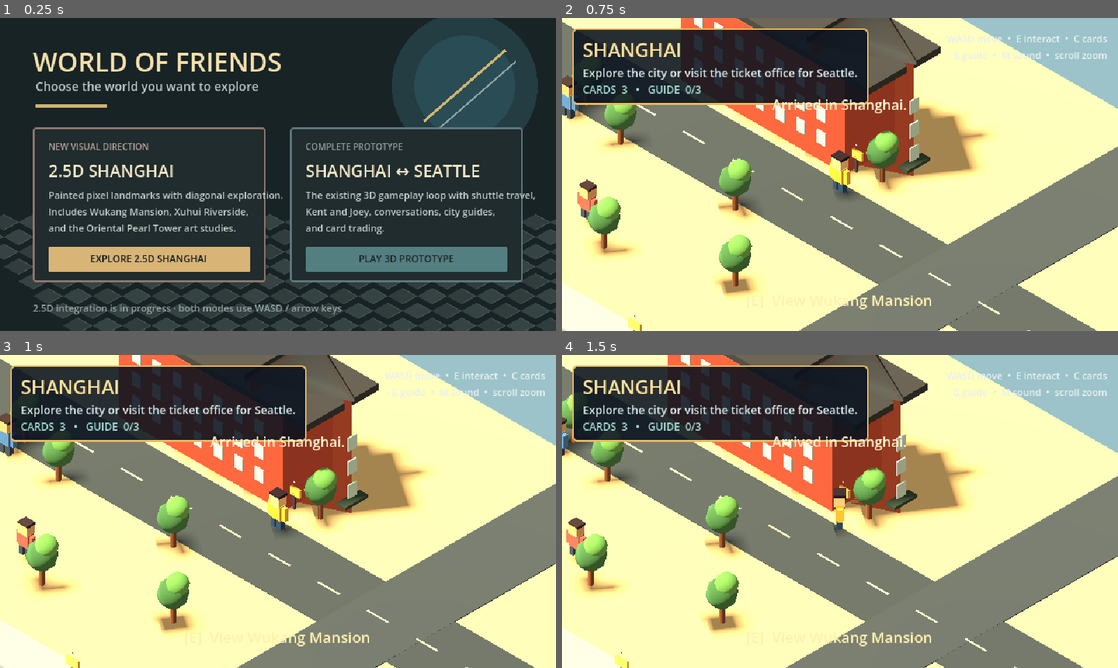
Above: before the commit, frames 1-4 (two rows, left to right).
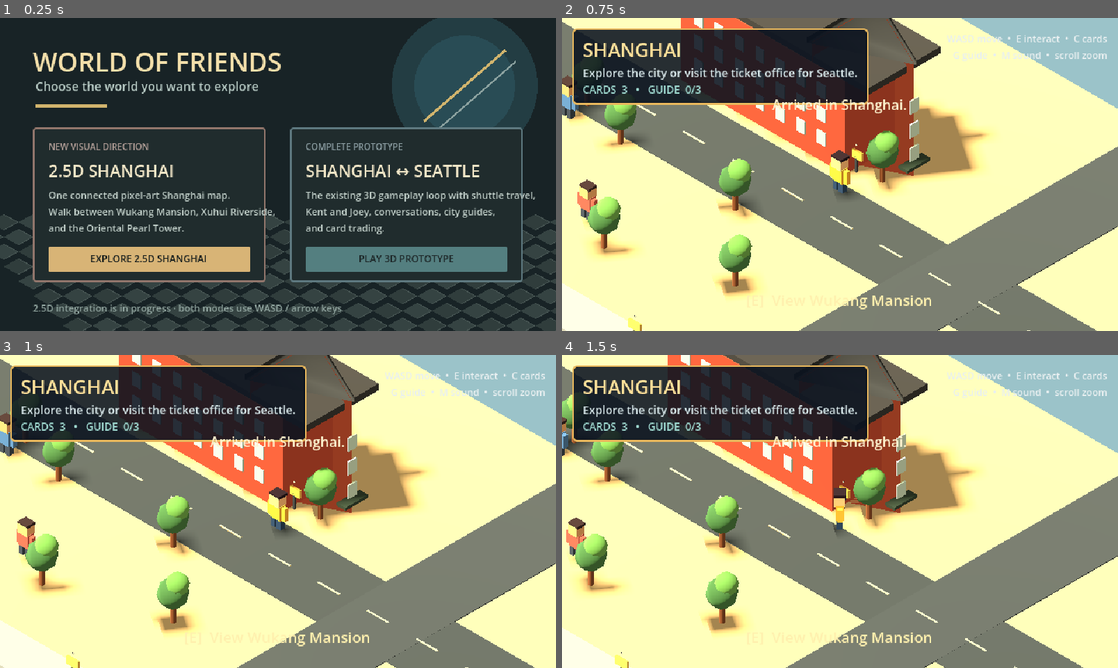
Above: after the commit, the same moments.

Repository: littlejedi/world-of-friends
Game: Godot game, scene res://scenes/launcher.tscn
The game is run twice, just before and just after one commit, with the same random seed, the same clock (stepped at 60 frames per second) and the same inputs.
Inputs (mouse positions are in pixels of both pictures, inside the frame that each line leads up to):
- Up to frame 1 (0.25 s): no input
- Up to frame 2 (0.75 s): click "PLAY 3D PROTOTYPE" at 0.5 s
- Up to frame 3 (1 s): no input
- Up to frame 4 (1.5 s): tap Enter (ui_accept) at 1.25 s; move the mouse to (962, 495) at 1.27 s; hold D (move_right) from 1.28 s (still down); tap 1 at 1.35 s

The runs differ from the first frame. In frame 1, 1.2% of the frame differs, in the area x 8-51%, y 55-69%; in frame 2, nothing differs; in frame 3, nothing differs; in frame 4, nothing differs.

Commit message:
Unify 2.5D Shanghai with collisions

Diff:
--- /dev/null
+++ b/scenes/isometric_shanghai_world.tscn
@@ -0,0 +1,6 @@
+[gd_scene load_steps=2 format=3]
+
+[ext_resource path="res://scripts/isometric/isometric_shanghai_world.gd" type="Script" id="1_world"]
+
+[node name="IsometricShanghaiWorld" type="Node2D"]
+script = ExtResource("1_world")
--- a/scripts/core/launcher.gd
+++ b/scripts/core/launcher.gd
@@ -1,7 +1,7 @@
 class_name WorldOfFriendsLauncher
 extends Control
 
-const ISOMETRIC_SCENE := "res://scenes/isometric_style_lab.tscn"
+const ISOMETRIC_SCENE := "res://scenes/isometric_shanghai_world.tscn"
 const CLASSIC_SCENE := "res://scenes/main.tscn"
 
 var isometric_button: Button
@@ -60,7 +60,7 @@
 		Vector2(38, 126),
 		"NEW VISUAL DIRECTION",
 		"2.5D SHANGHAI",
-		"Painted pixel landmarks with diagonal exploration.\nIncludes Wukang Mansion, Xuhui Riverside,\nand the Oriental Pearl Tower art studies.",
+		"One connected pixel-art Shanghai map.\nWalk between Wukang Mansion, Xuhui Riverside,\nand the Oriental Pearl Tower.",
 		Color("#6e493b")
 	)
 	add_child(isometric_panel)
--- a/scripts/isometric/iso_environment.gd
+++ b/scripts/isometric/iso_environment.gd
@@ -26,15 +26,57 @@
 }
 
 var study_mode := "wukang"
+var collision_body: StaticBody2D
 
 
 func _ready() -> void:
+	rebuild_collisions()
 	queue_redraw()
 
 
 func set_study_mode(new_mode: String) -> void:
 	study_mode = new_mode
+	rebuild_collisions()
 	queue_redraw()
+
+
+func rebuild_collisions() -> void:
+	if collision_body != null and is_instance_valid(collision_body):
+		collision_body.queue_free()
+	collision_body = StaticBody2D.new()
+	collision_body.name = "LandmarkCollisions"
+	collision_body.collision_layer = 1
+	collision_body.collision_mask = 1
+	add_child(collision_body)
+	for index in range(get_collision_polygons().size()):
+		var polygon := CollisionPolygon2D.new()
+		polygon.name = "Footprint%d" % index
+		polygon.polygon = get_collision_polygons()[index]
+		collision_body.add_child(polygon)
+
+
+func get_collision_polygons() -> Array[PackedVector2Array]:
+	match study_mode:
+		"xuhui":
+			return [
+				PackedVector2Array([Vector2(-520, -310), Vector2(520, -310), Vector2(520, 34), Vector2(-520, 34)]),
+				PackedVector2Array([Vector2(-280, -12), Vector2(-220, -12), Vector2(-220, 34), Vector2(-280, 34)]),
+				PackedVector2Array([Vector2(306, -10), Vector2(364, -10), Vector2(364, 34), Vector2(306, 34)]),
+			]
+		"oriental_pearl":
+			return [
+				PackedVector2Array([Vector2(-520, -310), Vector2(-112, -95), Vector2(-70, 124), Vector2(-520, 205)]),
+				PackedVector2Array([Vector2(35, 155), Vector2(68, 132), Vector2(125, 132), Vector2(158, 156), Vector2(158, 215), Vector2(35, 215)]),
+			]
+		_:
+			return [PackedVector2Array([
+				Vector2(-136, -112), Vector2(30, -188), Vector2(310, -48),
+				Vector2(184, 63), Vector2(143, 82), Vector2(86, 72), Vector2(-136, -72),
+			])]
+
+
+func get_collision_shape_count() -> int:
+	return collision_body.get_child_count() if collision_body != null else 0
 
 
 func get_study_features() -> PackedStringArray:
--- /dev/null
+++ b/scripts/isometric/isometric_shanghai_world.gd
@@ -0,0 +1,209 @@
+class_name IsometricShanghaiWorld
+extends Node2D
+
+const EnvironmentScript = preload("res://scripts/isometric/iso_environment.gd")
+const PropScript = preload("res://scripts/isometric/iso_prop.gd")
+const PlayerScript = preload("res://scripts/isometric/iso_player.gd")
+
+const DISTRICTS := [
+	{"id": "wukang", "label": "WUKANG MANSION", "position": Vector2(0, 0), "spawn": Vector2(0, 156)},
+	{"id": "xuhui", "label": "XUHUI RIVERSIDE", "position": Vector2(1040, 0), "spawn": Vector2(1040, 142)},
+	{"id": "oriental_pearl", "label": "ORIENTAL PEARL", "position": Vector2(2080, 0), "spawn": Vector2(2250, 246)},
+]
+
+var district_root: Node2D
+var actor_root: Node2D
+var player: CharacterBody2D
+var camera: Camera2D
+var environments: Array[Node2D] = []
+var district_label: Label
+var current_district := "wukang"
+
+
+func _ready() -> void:
+	_build_world()
+	_build_hud()
+	var startup_district := "wukang"
+	for argument in OS.get_cmdline_user_args():
+		if argument.begins_with("--district="):
+			startup_district = argument.trim_prefix("--district=")
+	_focus_district(startup_district, startup_district != "wukang")
+
+
+func _unhandled_key_input(event: InputEvent) -> void:
+	if not event.pressed or event.echo or not event is InputEventKey:
+		return
+	match event.keycode:
+		KEY_ESCAPE:
+			get_tree().change_scene_to_file("res://scenes/launcher.tscn")
+		KEY_1:
+			_focus_district("wukang")
+		KEY_2:
+			_focus_district("xuhui")
+		KEY_3:
+			_focus_district("oriental_pearl")
+
+
+func _process(_delta: float) -> void:
+	if player == null:
+		return
+	var nearest: Dictionary = DISTRICTS[0]
+	var nearest_distance := INF
+	for district in DISTRICTS:
+		var distance := absf(player.position.x - district.position.x)
+		if distance < nearest_distance:
+			nearest = district
+			nearest_distance = distance
+	if current_district != nearest.id:
+		current_district = nearest.id
+		_update_district_label()
+
+
+func _build_world() -> void:
+	district_root = Node2D.new()
+	district_root.name = "Districts"
+	add_child(district_root)
+
+	for district in DISTRICTS:
+		var environment: Node2D = EnvironmentScript.new()
+		environment.name = str(district.id).to_pascal_case()
+		environment.position = district.position
+		environment.set_study_mode(district.id)
+		district_root.add_child(environment)
+		environments.append(environment)
+
+	actor_root = Node2D.new()
+	actor_root.name = "ActorsAndProps"
+	actor_root.y_sort_enabled = true
+	add_child(actor_root)
+	_add_district_props()
+
+	player = PlayerScript.new()
+	player.position = DISTRICTS[0].spawn
+	player.movement_bounds = Rect2(-492, 42, 3064, 263)
+	actor_root.add_child(player)
+
+	camera = Camera2D.new()
+	camera.name = "ShanghaiCamera"
+	camera.position_smoothing_enabled = true
+	camera.position_smoothing_speed = 7.0
+	camera.limit_left = -520
+	camera.limit_right = 2600
+	camera.limit_top = -310
+	camera.limit_bottom = 310
+	player.add_child(camera)
+	camera.position = Vector2(0, -30)
+	camera.make_current()
+
+
+func _add_district_props() -> void:
+	_add_prop(PropScript.Kind.TREE, Vector2(-300, 152), Color("#d7e2c9"))
+	_add_prop(PropScript.Kind.LAMP, Vector2(-130, 150))
+	_add_prop(PropScript.Kind.BENCH, Vector2(150, 225))
+	_add_prop(PropScript.Kind.PLANTER, Vector2(330, 225))
+	_add_prop(PropScript.Kind.LAMP, Vector2(870, 124))
+	_add_prop(PropScript.Kind.BENCH, Vector2(1130, 132))
+	_add_prop(PropScript.Kind.PLANTER, Vector2(1400, 128))
+	_add_prop(PropScript.Kind.TREE, Vector2(1870, 238), Color("#d8e0c7"))
+	_add_prop(PropScript.Kind.LAMP, Vector2(2250, 252))
+	_add_prop(PropScript.Kind.BENCH, Vector2(2440, 262))
+
+
+func _add_prop(kind: int, prop_position: Vector2, tint: Color = Color.WHITE) -> void:
+	var prop: Node2D = PropScript.new()
+	prop.setup(kind, tint)
+	prop.position = prop_position
+	actor_root.add_child(prop)
+
+
+func _build_hud() -> void:
+	var canvas := CanvasLayer.new()
+	canvas.name = "UnifiedShanghaiHUD"
+	add_child(canvas)
+
+	var header := ColorRect.new()
+	header.position = Vector2(18, 15)
+	header.size = Vector2(330, 69)
+	header.color = Color("#1f292be8")
+	canvas.add_child(header)
+
+	var accent := ColorRect.new()
+	accent.size = Vector2(5, 69)
+	accent.color = Color("#d5b566")
+	header.add_child(accent)
+
+	var title := Label.new()
+	title.position = Vector2(18, 8)
+	title.text = "SHANGHAI · UNIFIED 2.5D WORLD"
+	title.add_theme_font_size_override("font_size", 16)
+	title.add_theme_color_override("font_color", Color("#f2e2b7"))
+	header.add_child(title)
+
+	district_label = Label.new()
+	district_label.position = Vector2(18, 34)
+	district_label.add_theme_font_size_override("font_size", 13)
+	district_label.add_theme_color_override("font_color", Color("#bcd0c7"))
+	header.add_child(district_label)
+
+	var help := Label.new()
+	help.position = Vector2(372, 20)
+	help.size = Vector2(250, 54)
+	help.horizontal_alignment = HORIZONTAL_ALIGNMENT_RIGHT
+	help.text = "WASD / ARROWS TO WALK\n1 WUKANG · 2 XUHUI · 3 PEARL · ESC MENU"
+	help.add_theme_font_size_override("font_size", 10)
+	help.add_theme_color_override("font_color", Color("#fff1c9"))
+	canvas.add_child(help)
+	_update_district_label()
+
+
+func _focus_district(district_id: String, teleport: bool = true) -> void:
+	for district in DISTRICTS:
+		if district.id == district_id:
+			current_district = district_id
+			if teleport and player != null:
+				player.position = district.spawn
+				player.velocity = Vector2.ZERO
+				if camera != null:
+					camera.reset_smoothing()
+			_update_district_label()
+			return
+
+
+func _update_district_label() -> void:
+	if district_label == null:
+		return
+	for district in DISTRICTS:
+		if district.id == current_district:
+			district_label.text = "%s · ONE CONNECTED MAP" % district.label
+			return
+
+
+func focus_district_for_test(district_id: String) -> void:
+	_focus_district(district_id)
+
+
+func probe_wukang_collision_for_test() -> bool:
+	if player == null:
+		return false
+	var original_position := player.position
+	player.position = Vector2(100, 132)
+	var collision := player.move_and_collide(Vector2(0, -110), true)
+	player.position = original_position
+	return collision != null
+
+
+func get_world_metrics() -> Dictionary:
+	var collision_count := 0
+	var modes := PackedStringArray()
+	for environment in environments:
+		collision_count += environment.get_collision_shape_count()
+		modes.append(environment.study_mode)
+	return {
+		"district_count": environments.size(),
+		"district_modes": modes,
+		"collision_shape_count": collision_count,
+		"camera_present": camera != null,
+		"player_present": player != null,
+		"world_width": 3120,
+		"current_district": current_district,
+	}
--- a/tests/smoke_test.gd
+++ b/tests/smoke_test.gd
@@ -22,9 +22,25 @@
 	await get_tree().process_frame
 	var launch_metrics: Dictionary = launcher.get_launch_metrics()
 	check(int(launch_metrics.mode_count) == 2, "Launcher exposes both the 2.5D visual direction and complete 3D prototype")
-	check(bool(launch_metrics.isometric_button_present) and launch_metrics.isometric_scene == "res://scenes/isometric_style_lab.tscn", "Launcher provides a playable route into the 2.5D Shanghai slice")
+	check(bool(launch_metrics.isometric_button_present) and launch_metrics.isometric_scene == "res://scenes/isometric_shanghai_world.tscn", "Launcher provides a playable route into the unified 2.5D Shanghai world")
 	check(bool(launch_metrics.classic_button_present) and launch_metrics.classic_scene == "res://scenes/main.tscn", "Launcher preserves access to the complete 3D gameplay loop")
 	launcher.queue_free()
+	await get_tree().process_frame
+
+	var isometric_world_scene: PackedScene = load("res://scenes/isometric_shanghai_world.tscn")
+	var isometric_world := isometric_world_scene.instantiate()
+	get_tree().root.add_child(isometric_world)
+	await get_tree().process_frame
+	await get_tree().physics_frame
+	var world_metrics: Dictionary = isometric_world.get_world_metrics()
+	check(int(world_metrics.district_count) == 3 and int(world_metrics.world_width) == 3120, "Unified 2.5D Shanghai places all three landmark districts on one connected map")
+	check(world_metrics.district_modes == PackedStringArray(["wukang", "xuhui", "oriental_pearl"]), "Unified Shanghai keeps Wukang Mansion, Xuhui Riverside, and Oriental Pearl active together")
+	check(int(world_metrics.collision_shape_count) >= 6, "Unified Shanghai gives buildings, water, and tower bases physical collision footprints")
+	check(isometric_world.probe_wukang_collision_for_test(), "Wukang Mansion physically blocks the avatar instead of allowing it through the façade")
+	check(bool(world_metrics.camera_present) and bool(world_metrics.player_present), "Unified Shanghai follows the controllable avatar with a scrolling camera")
+	isometric_world.focus_district_for_test("oriental_pearl")
+	check(isometric_world.current_district == "oriental_pearl" and isometric_world.player.position.x > 2000.0, "Landmark shortcuts navigate within the same unified world")
+	isometric_world.queue_free()
 	await get_tree().process_frame
 
 	var style_scene: PackedScene = load("res://scenes/isometric_style_lab.tscn")
Not shown, changed: export_presets.cfg
Not shown, added: scripts/isometric/isometric_shanghai_world.gd.uid
Not shown, changed: README.md
Not shown, changed: docs/PROGRESS.md
